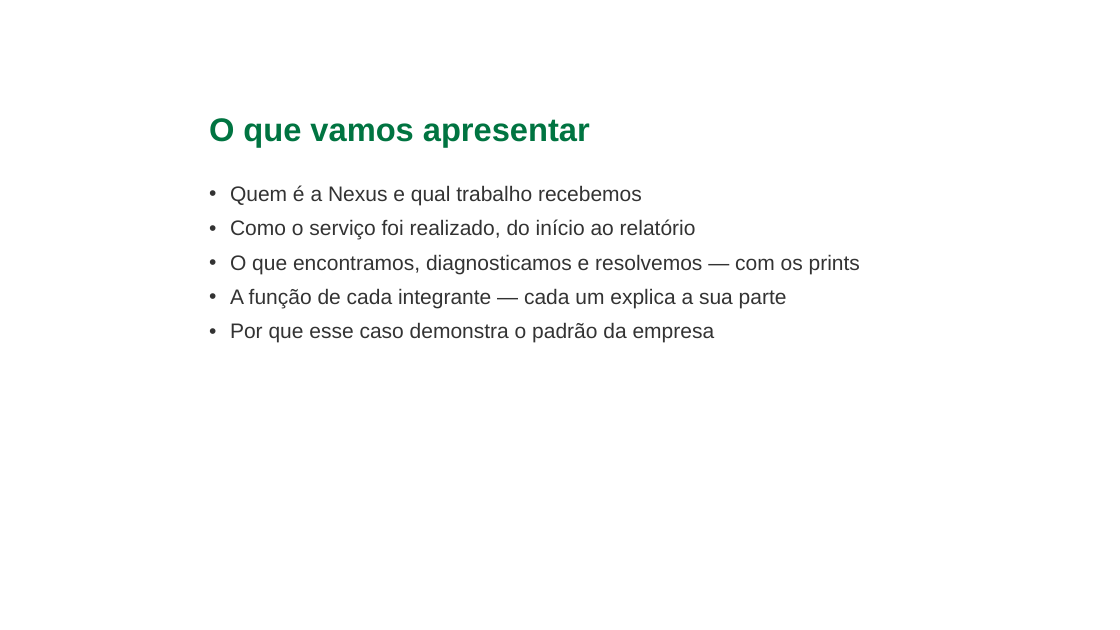
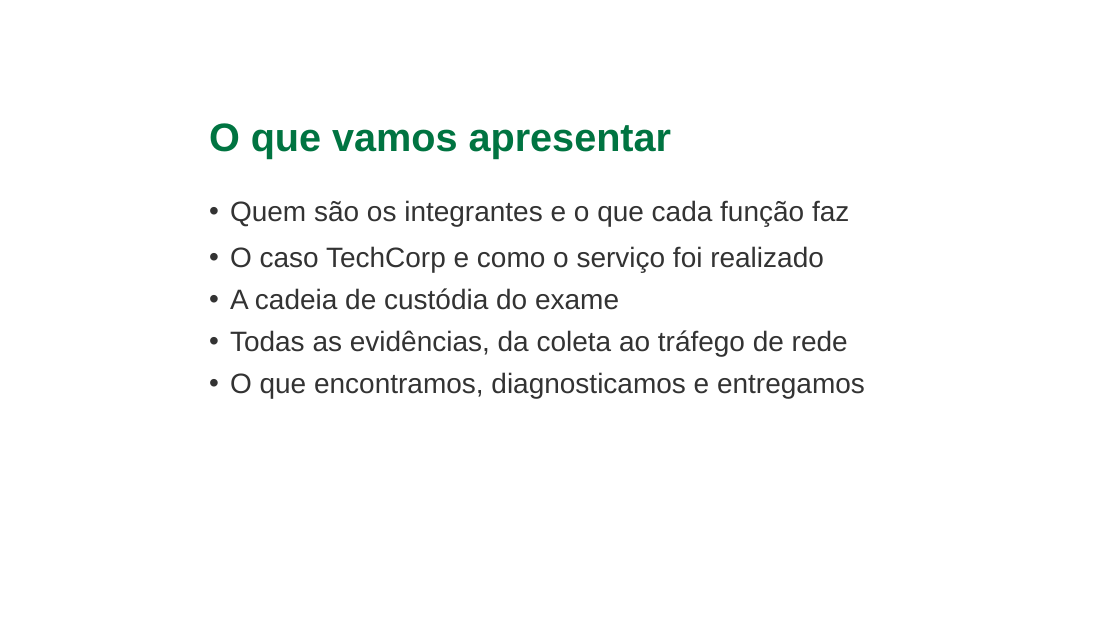
Before and after one commit to gabriellucasalves/Nexus-interprise, a slide deck: slide 2 of docs/caso-techcorp/Nexus_Apresentacao_Caso_TechCorp_Ajustada_Final.pptx. Drawn at 1120x630 pixels with LibreOffice and Linux fonts; fonts in the diff are those of the drawing; background and template pictures are left out. Boxes give left, top, right and bottom in pixels: in the first picture for what was removed or moved away, otherwise in the second. Text is boxed around its words. In the diff, an @@ line names an element or a change of style, - is before the commit and + after.

```diff
--- a/docs/caso-techcorp/Nexus_Apresentacao_Caso_TechCorp_Ajustada_Final.pptx
+++ b/docs/caso-techcorp/Nexus_Apresentacao_Caso_TechCorp_Ajustada_Final.pptx
@@ title "O que vamos apresentar" at [209,123,671,158]: size 28 to 34 pt; more space between paragraphs @@
@@ text at [230,200,865,398]: text changed; size 18 to 24 pt @@
-• Quem é a Nexus e qual trabalho recebemos
-• Como o serviço foi realizado, do início ao relatório
-• O que encontramos, diagnosticamos e resolvemos — com os prints
-• A função de cada integrante — cada um explica a sua parte
-• Por que esse caso demonstra o padrão da empresa
+• Quem são os integrantes e o que cada função faz
+• O caso TechCorp e como o serviço foi realizado
+• A cadeia de custódia do exame
+• Todas as evidências, da coleta ao tráfego de rede
+• O que encontramos, diagnosticamos e entregamos
```
Also in this commit, not shown: 27 other slides changed, 13 slides added, 2 slides removed, 1 other file.
